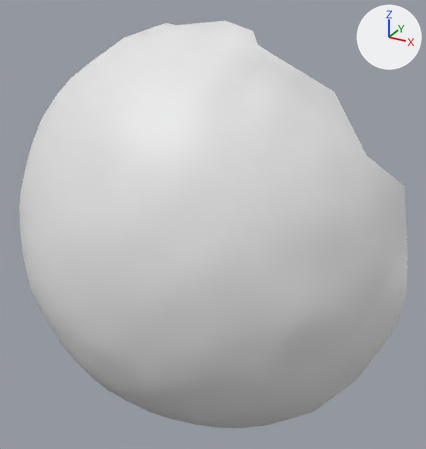
Before and after pictures for a commit that changed the OBJ model res/final/onecam_fullvolume/cleanedup/FullVolium.000351.obj.
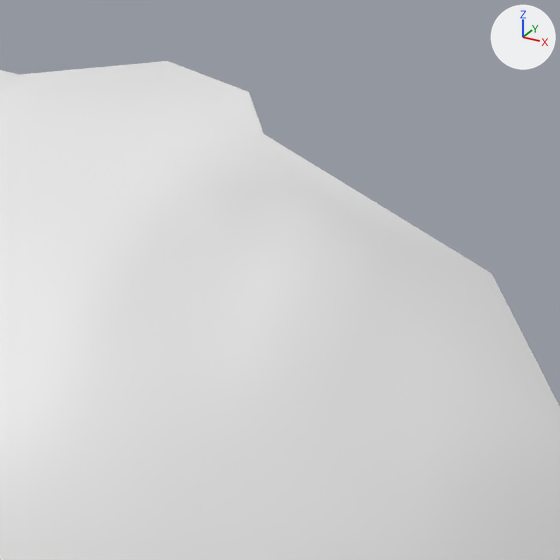
Each version is shown whole from a 50 mm lens placed at (-251.2, 457.9, 499.2), pointed at (-339.3, 618.1, 419.1), then close up on the part from 40% to 84% of the width and 0% to 42% of the height. Lighting does not change. The marker at upper right points along +X, +Y and +Z. Where no turn or scale is listed for an object, it has been applied to the vertices.

The first close-up shows 'FullVolium.000351'.
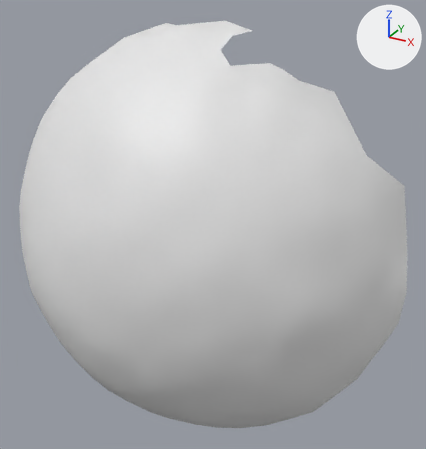
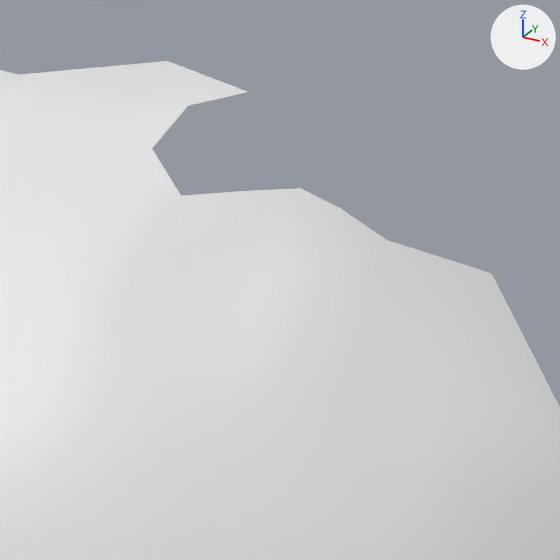
Patch to the scene script:
```diff
--- a/res/final/onecam_fullvolume/cleanedup/FullVolium.000351.obj.py
+++ b/res/final/onecam_fullvolume/cleanedup/FullVolium.000351.obj.py
@@ me_fullvolium_000351 @@
 # used by ob_fullvolium_000351; location = (0.0, 0.0, 0.0)
-me_fullvolium_000351.from_pydata(...)  # 689 vertices, 1347 faces; spans x -420.4..-275.1, y 570.8..647.8, z 338.9..482.7
+me_fullvolium_000351.from_pydata(...)  # 687 vertices, 1337 faces; spans x -420.4..-275.1, y 570.8..647.8, z 338.9..482.7
+# me_fullvolium_000351 part 1
+# 2 vertices are removed from x -327.8..-323.9, y 611.2..616.4, z 476.9..478.5
+# 10 faces are deleted
```

Location of each change, [x1, y1, x2, y2] in pixels of the close-ups (560 x 560 px):
part 1 of me_fullvolium_000351, deleted
    before: [152, 92, 490, 273]
